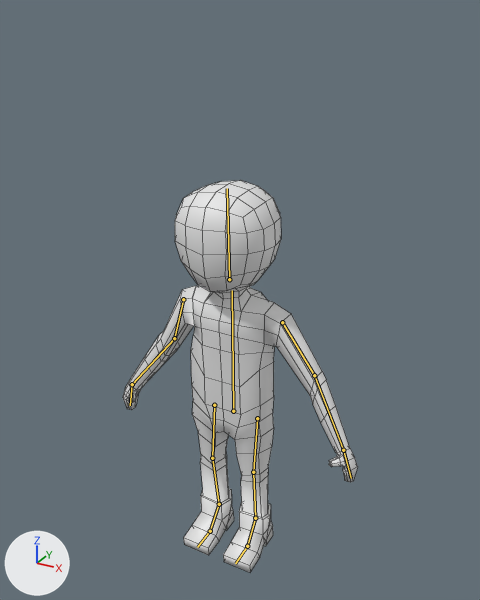
The Blender file Le perso animé.blend as it was, and as the next commit left it.
One viewpoint serves both versions: a 50 mm lens placed at (10.04, -17.74, 11.44), pointed at (0.18, 0.19, 2.48). The lights are fixed; the arrows at lower left show +X, +Y and +Z. The bones that bend it are drawn over the model as lines. Mesh edges are drawn as thin lines.
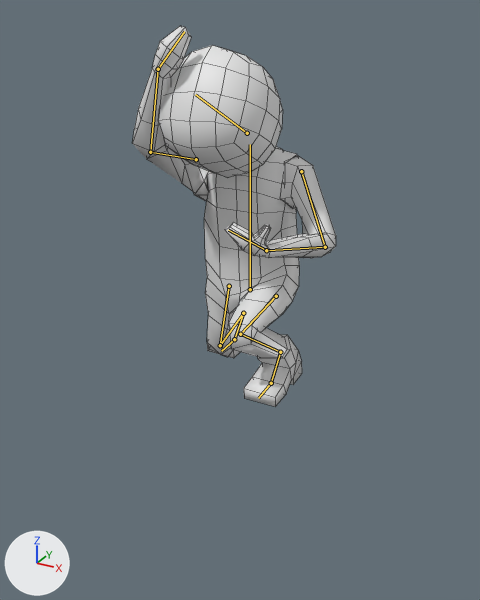
The newer file adds an action. The first version stands in its rest pose; the second is drawn at frame 20 of the action 'Dégat 2'.

Changed parts and their boxes [x1, y1, x2, y2] in the pictures (480 x 600 px):
'Cube', posed (13% narrower, 33% taller): before [123, 286, 358, 572]; after [132, 26, 336, 407]
'Cube.001', posed (18% wider, 17% taller): before [175, 180, 281, 293]; after [158, 45, 283, 177]
bone 'Corps', root to tip: before (233, 411) to (232, 290); after (250, 289) to (250, 144)
bone 'Bras.R', root to tip: before (183, 299) to (174, 338); after (196, 159) to (150, 152)
bone 'Avant-Bras.R', root to tip: before (174, 338) to (132, 384); after (150, 152) to (158, 69)
bone 'Main.R', root to tip: before (132, 384) to (130, 405); after (158, 69) to (184, 31)
bone 'Bras.L', root to tip: before (282, 322) to (314, 375); after (301, 171) to (325, 247)
bone 'Avant-Bras.L', root to tip: before (314, 375) to (343, 450); after (325, 247) to (266, 250)
bone 'Main.L', root to tip: before (343, 450) to (351, 478); after (266, 250) to (228, 230)
bone 'Tete', root to tip: before (229, 279) to (227, 188); after (247, 133) to (195, 94)

The change in detail:
Bone 'Corps' (bone_corps) moves from (0.0, 0.0, 0.0) to (0.55, 4.81, -0.24).
Bone 'Bras.R' (bone_bras_r) moves from (0.0, 0.0, 0.0) to (0.04, -0.07, -0.02).
Bone 'Bras.R' (bone_bras_r) turns from (0, 0, 0) to (119, 0, 0) degrees about its own x, y and z.
Bone 'Avant-Bras.R' (bone_avant_bras_r) turns from (0, 0, 0) to (-3, 105, 22) degrees about its own x, y and z.
Bone 'Main.R' (bone_main_r) turns from (0, 0, 0) to (-8, 6, 10) degrees about its own x, y and z.
Bone 'Bras.L' (bone_bras_l) moves from (0.0, 0.0, 0.0) to (0.1, -0.15, -0.06).
Bone 'Bras.L' (bone_bras_l) turns from (0, 0, 0) to (33, 0, 0) degrees about its own x, y and z.
Bone 'Avant-Bras.L' (bone_avant_bras_l) turns from (0, 0, 0) to (-22, -52, -40) degrees about its own x, y and z.
Bone 'Main.L' (bone_main_l) turns from (0, 0, 0) to (-26, -39, -21) degrees about its own x, y and z.
Bone 'Tete' (bone_tete) moves from (0.0, 0.0, 0.0) to (-0.02, -0.08, 0.0).
Bone 'Tete' (bone_tete) turns from (0, 0, 0) to (62, 0, 0) degrees about its own x, y and z.
Bone 'Pied fixe.L' (bone_pied_fixe_l) moves from (0.0, 0.0, 0.0) to (-0.84, -5.74, 4.94).
Bone 'Pied fixe.R' (bone_pied_fixe_r) moves from (0.0, 0.0, 0.0) to (0.11, -7.16, 3.02).
